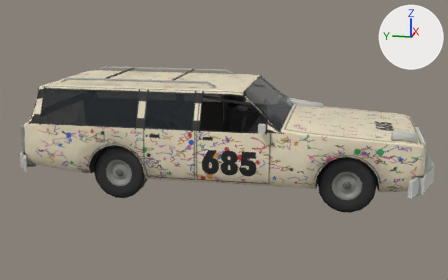
The glTF model public/cars/field/models/685.glb as it was, and as the next commit left it.
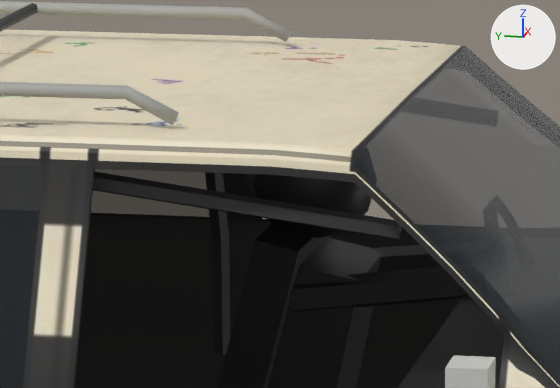
Old and new are each drawn whole from a 50 mm lens placed at (-8.33, -1.42, 2.72), pointed at (-0.04, 0.24, 0.65) and again close up on the part from 42% to 62% of the width and 24% to 46% of the height. The axes (+X, +Y, +Z) are drawn at upper right. The lights are the same throughout. The first two pictures are the older version. Vertices at exactly the same position are counted once.

In view in the first close-up: 'body'.
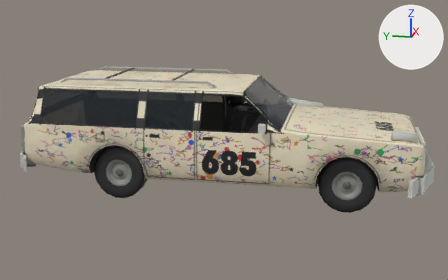
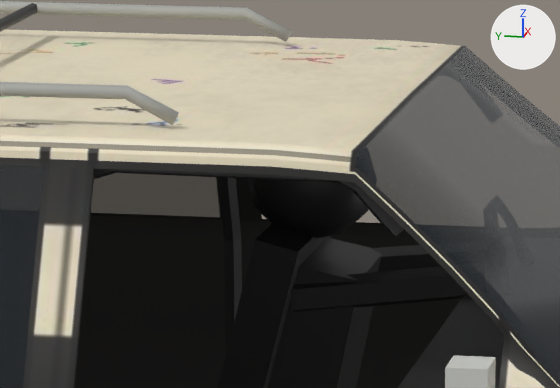
The change, as a diff of the scene's bpy script:
```diff
--- a/public/cars/field/models/685.glb.py
+++ b/public/cars/field/models/685.glb.py
@@ me_body_mesh @@
 # used by ob_body; location = (0.0, 0.0, 0.0)
-me_body_mesh.from_pydata(...)  # 4181 vertices, 7758 faces; spans x -1.23..1.23, y -2.53..2.97, z 0.28..1.55
+me_body_mesh.from_pydata(...)  # 4176 vertices, 7748 faces; spans x -1.23..1.23, y -2.53..2.97, z 0.28..1.55
+# me_body_mesh part 1: a new loose piece of 40 vertices spanning x -0.95..0.95, y 0.39..0.44, z 0.68..1.43, in mat_car685_livery (picture img_685_livery)
+# me_body_mesh part 2
+# 54 vertices are removed from x -0.95..0.91, y -0.25..0.47, z 0.68..1.42
+# 145 faces are deleted
+# 39 vertices move from x -0.74..0.95, y -0.25..0.46, z 0.68..1.43 to x -0.75..0.76, y -0.26..0.42, z 1.29..1.44
+# 9 vertices are added at x -0.72..0.74, y -0.25..0.42, z 1.29..1.44
+# 59 new faces join them, mat_car685_livery (picture img_685_livery)
 me_body_mesh.materials.append(mat_car685_livery)
```

What differs and where, as boxes [x1, y1, x2, y2] in the close-ups (560 x 388 px):
part 1 of me_body_mesh, added
    after: [218, 177, 242, 352]
part 2 of me_body_mesh, cut back (mostly hidden afterwards)
    before: [93, 172, 402, 355]
    after: [94, 169, 404, 237]
